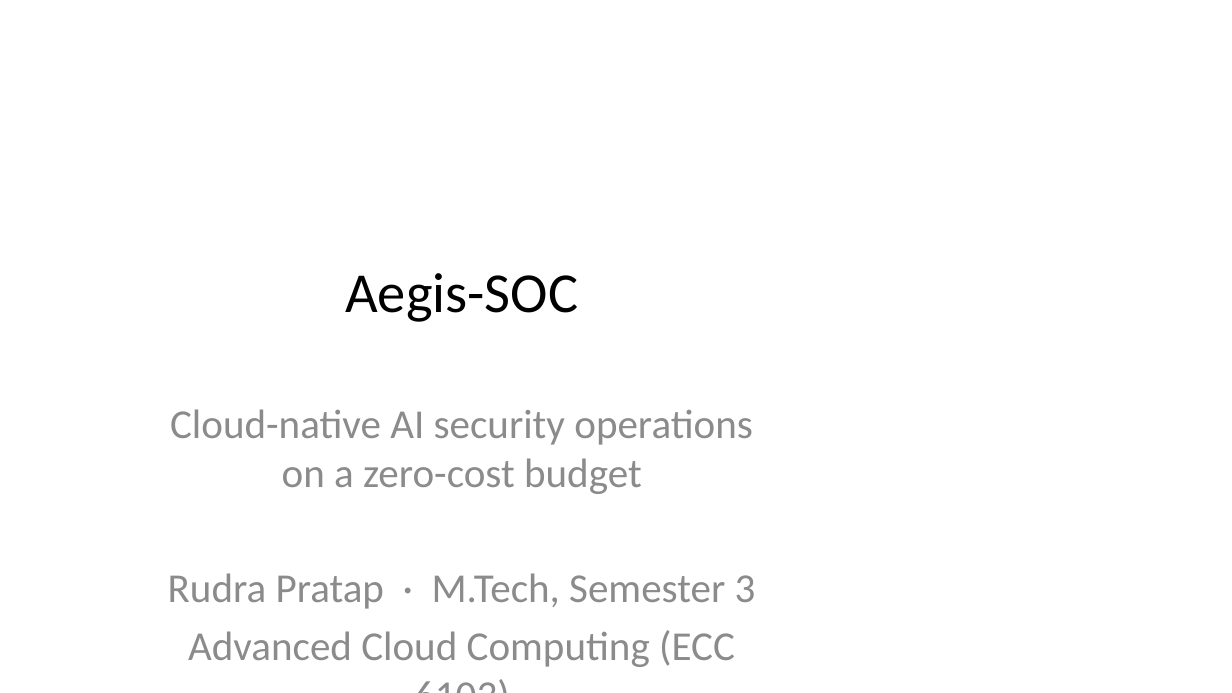
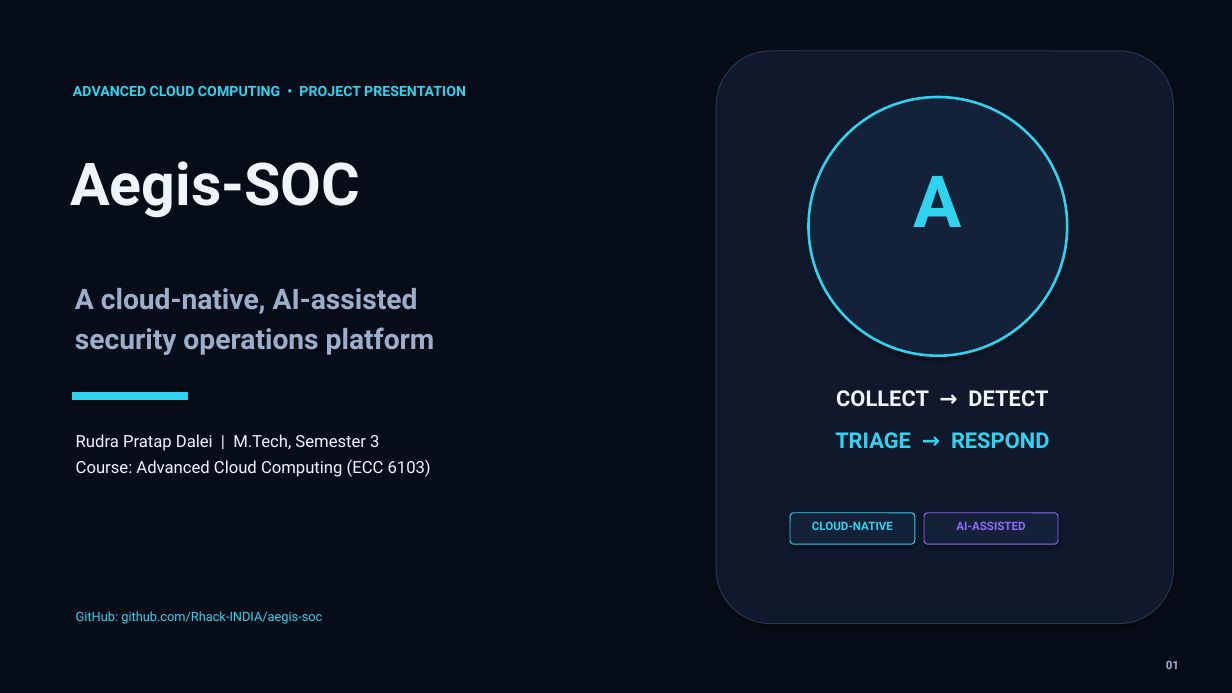
Before and after one commit to Rhack-INDIA/aegis-soc, a slide deck: slide 1 of docs/Aegis-SOC-Slides.pptx. Drawn at 1232x693 pixels with LibreOffice and Linux fonts; fonts in the diff are those of the drawing. Boxes give left, top, right and bottom in pixels: in the first picture for what was removed or moved away, otherwise in the second. Text is boxed around its words. In the diff, an @@ line names an element or a change of style, - is before the commit and + after.

```diff
--- a/docs/Aegis-SOC-Slides.pptx
+++ b/docs/Aegis-SOC-Slides.pptx
@@ background #FFFFFF to #070D18 @@
@@ rounded rectangle added at box(716, 51, 1174, 624), fill #0F192B, outline #273A54 0.75 pt @@
@@ text added at box(73, 86, 466, 96), 11 pt, text #2FD3EF, bold @@
+ADVANCED CLOUD COMPUTING • PROJECT PRESENTATION
@@ ellipse added at box(809, 97, 1067, 356), fill #132238, outline #2FD3EF 2 pt @@
@@ text "Aegis-SOC": place and size @@
-text "Aegis-SOC" at box(345, 273, 578, 322)
+text "Aegis-SOC" at box(70, 161, 360, 218)
@@ text "Aegis-SOC" at box(70, 161, 360, 218): size 44 to 46 pt, font Calibri to Roboto, text colour #000000 to #EEF5FF, bold on; alignment centre to left; more space between paragraphs; vertical alignment middle to top @@
@@ text added at box(914, 176, 962, 227), 56 pt, text #2FD3EF, bold @@
+A
@@ text added at box(75, 288, 435, 355), 22 pt, text #9BAECA, bold @@
+A cloud-native, AI-assisted
+security operations platform
@@ rectangle added at box(72, 393, 188, 399), fill #2FD3EF, outline #2FD3EF 0.75 pt @@
@@ subtitle removed at box(168, 409, 756, 667) @@
-Cloud-native AI security operations on a zero-cost budget
-Rudra Pratap · M.Tech, Semester 3
-Advanced Cloud Computing (ECC 6103)
@@ text added at box(836, 390, 1048, 407), 17 pt, text #EEF5FF, bold @@
+COLLECT → DETECT
@@ text added at box(76, 434, 431, 477), 13 pt, text #EEF5FF @@
+Rudra Pratap Dalei | M.Tech, Semester 3
+Course: Advanced Cloud Computing (ECC 6103)
@@ text added at box(835, 432, 1049, 448), 17 pt, text #2FD3EF, bold @@
+TRIAGE → RESPOND
@@ rounded rectangle added at box(790, 513, 915, 544), fill #132238, outline #2FD3EF 0.75 pt @@
@@ text added at box(812, 521, 893, 530), 9 pt, text #2FD3EF, bold @@
+CLOUD-NATIVE
@@ rounded rectangle added at box(924, 513, 1058, 544), fill #132238, outline #9169FF 0.75 pt @@
@@ text added at box(956, 521, 1025, 530), 9 pt, text #9169FF, bold @@
+AI-ASSISTED
@@ text added at box(76, 611, 322, 624), 10 pt, text #2FD3EF @@
+GitHub: github.com/Rhack-INDIA/aegis-soc
@@ text added at box(1166, 660, 1179, 669), 9 pt, text #9BAECA, bold @@
+01
```
Also in this commit, not shown: 11 slides added, 9 slides removed, 2 other files.
